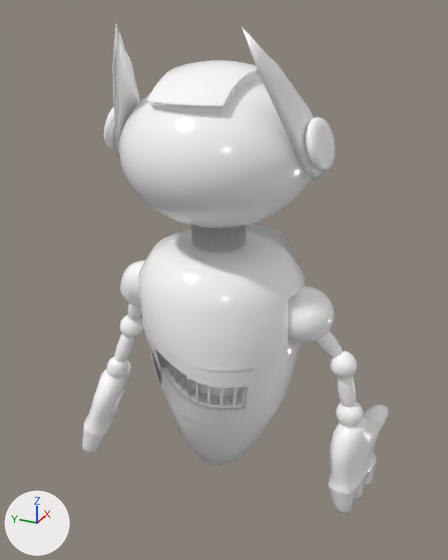
Two versions of the FBX model Escape From Astraeus/Assets/Prefabs/Robots/Robot 2.fbx, one commit apart.
Rendered twice from a 50 mm lens placed at (-0.0565, -0.026, 0.0765), pointed at (0.001, -0.0001, 0.0477). Lighting does not change. The marker at lower left points along +X, +Y and +Z. Vertices at the same position are counted once.

The first picture shows 'Robot'.
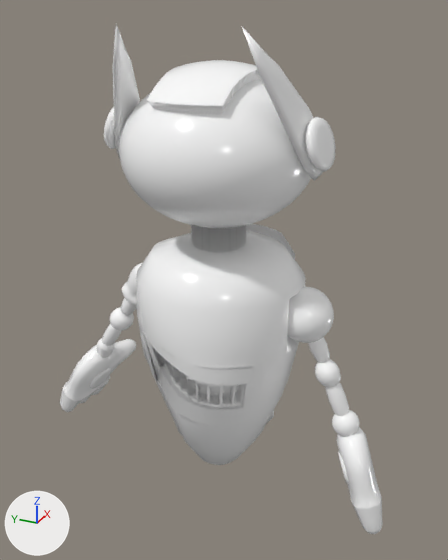
Where the change shows, as pixel boxes [x1, y1, x2, y2] in the pictures (448 x 560 px; the box of a moved part takes in the faces that stretch with it):
'Robot', reshaped, moved
    before: [82, 25, 389, 513]
    after: [60, 25, 383, 534]
part 1 of me_mesh, moved or reshaped
    before: [128, 303, 142, 320]
    after: [121, 298, 136, 316]
part 2 of me_mesh, moved or reshaped
    before: [336, 401, 363, 427]
    after: [332, 410, 360, 437]
part 3 of me_mesh, moved or reshaped
    before: [316, 331, 342, 357]
    after: [308, 337, 330, 363]
part 4 of me_mesh, moved or reshaped
    before: [328, 404, 389, 513]
    after: [60, 339, 137, 412]
part 5 of me_mesh, moved or reshaped
    before: [337, 376, 356, 407]
    after: [325, 382, 349, 416]
part 6 of me_mesh, moved or reshaped
    before: [114, 334, 135, 362]
    after: [102, 323, 122, 346]
part 7 of me_mesh, moved or reshaped (not visible before)
    after: [338, 451, 349, 485]
part 8 of me_mesh, moved or reshaped
    before: [111, 389, 125, 417]
    after: [90, 368, 112, 389]
part 9 of me_mesh, added
    after: [315, 359, 341, 387]
part 10 of me_mesh, added
    after: [97, 338, 114, 358]
part 11 of me_mesh, added
    after: [122, 263, 142, 306]
part 12 of me_mesh, added
    after: [110, 307, 134, 330]
part 13 of me_mesh, added
    after: [136, 224, 306, 465]
part 14 of me_mesh, added
    after: [337, 427, 383, 534]

The change, as a diff of the scene's bpy script:
```diff
--- a/Escape From Astraeus/Assets/Prefabs/Robots/Robot 2.fbx.py
+++ b/Escape From Astraeus/Assets/Prefabs/Robots/Robot 2.fbx.py
@@ me_mesh @@
 # used by ob_robot; location = (0.0003, 0.0, 0.049); rotation_euler = (1.571, 0.0, 0.0), in degrees (90, 0, 0); scale = (0.01, 0.01, 0.01)
-me_mesh.from_pydata(...)  # 13698 vertices, 13655 faces; spans x -1.01..1.06, y -2.71..2.54, z -1.89..1.89
+me_mesh.from_pydata(...)  # 13699 vertices, 13659 faces; spans x -0.98..1.04, y 2.2..7.44, z -2.38..2.1
+# me_mesh part 1: the loose piece of 82 vertices spanning x -0.1..0.09, y -0.86..-0.45, z -1.23..-0.99 is multiplied about its middle by the matrix ((-0.112, 0.236, -0.962), (-0.549, 0.791, 0.258), (0.825, 0.559, 0.042)), then moved by (0.03, 4.94, -0.08)
+# me_mesh part 2: the loose piece of 1562 vertices spanning x -0.13..0.16, y -1.58..-1.28, z 1.4..1.7 is multiplied about its middle by the matrix ((0.782, 0.155, 0.603), (-0.286, 0.95, 0.126), (-0.554, -0.271, 0.787)), then moved by (-0.08, 4.84, -0.01)
+# me_mesh part 3: the loose piece of 82 vertices spanning x -0.11..0.08, y -0.74..-0.4, z 1.08..1.42 is multiplied about its middle by the matrix ((0.99, 0.14, 0.0), (-0.134, 0.952, -0.273), (-0.038, 0.271, 0.962)), then moved by (-0.01, 4.85, -0.08)
+# me_mesh part 4: the loose piece of 230 vertices spanning x -0.32..0.81, y -2.68..-1.49, z 1.42..1.89 is multiplied about its middle by the matrix ((0.994, 0.02, 0.114), (0.046, 0.826, -0.561), (-0.106, 0.563, 0.817)), then moved by (0.09, 5.02, -3.66)
+# me_mesh part 5: the loose piece of 102 vertices spanning x -0.09..0.1, y -1.33..-0.91, z 1.39..1.61 is multiplied about its middle by the matrix ((0.786, 0.154, 0.598), (-0.288, 0.948, 0.134), (-0.547, -0.278, 0.79)), then moved by (-0.06, 4.82, -0.08)
+# me_mesh part 6: the loose piece of 102 vertices spanning x -0.18..0.05, y -1.44..-1.02, z -1.41..-1.16 is multiplied about its middle by the matrix ((-0.122, 0.27, -0.954), (-0.356, 0.885, 0.296), (0.925, 0.377, -0.012)), then moved by (0.11, 5.0, -0.23)
+# me_mesh part 7: the loose piece of 182 vertices spanning x -0.09..0.27, y -2.16..-1.78, z 1.41..1.54 is multiplied about its middle by the matrix ((0.782, 0.155, 0.603), (-0.286, 0.95, 0.126), (-0.554, -0.271, 0.787)), then moved by (-0.22, 4.84, 0.11)
+# me_mesh part 8: the loose piece of 182 vertices spanning x -0.31..0.05, y -2.25..-1.89, z -1.5..-1.32 is multiplied about its middle by the matrix ((0.909, -0.035, -0.415), (-0.052, 0.979, -0.196), (0.413, 0.199, 0.889)), then moved by (0.25, 5.04, -0.4)
+# me_mesh part 9: a new loose piece of 1562 vertices spanning x -0.19..0.09, y 3.83..4.13, z 1.16..1.44, in mat_aistandardsurface2 (white #ffffff)
+# me_mesh part 10: a new loose piece of 1562 vertices spanning x -0.04..0.2, y 3.36..3.66, z -1.8..-1.54, in mat_aistandardsurface2 (white #ffffff)
+# me_mesh part 11: a new loose piece of 1562 vertices spanning x -0.2..0.2, y 4.3..4.87, z -1.25..-0.71, in mat_aistandardsurface2 (white #ffffff)
+# me_mesh part 12: a new loose piece of 1562 vertices spanning x -0.11..0.18, y 3.88..4.16, z -1.49..-1.19, in mat_aistandardsurface2 (white #ffffff)
+# me_mesh part 13: a new loose piece of 686 vertices spanning x -0.98..1.04, y 2.36..5.6, z -1.04..0.94, in mat_aistandardsurface2 (white #ffffff)
+# me_mesh part 14: a new loose piece of 231 vertices spanning x -0.45..0.67, y 2.2..3.36, z 1.35..2.1, in mat_aistandardsurface2 (white #ffffff)
 me_mesh.materials.append(mat_aistandardsurface2)
@@ ob_robot @@
 ob_robot = bpy.data.objects.new('Robot', me_mesh)
-ob_robot.location = (0.0003, 0.0, 0.049)
+ob_robot.location = (0.0, 0.0, 0.0)
 ob_robot.rotation_euler = (1.571, 0.0, 0.0)  # degrees (90, 0, 0)
```
